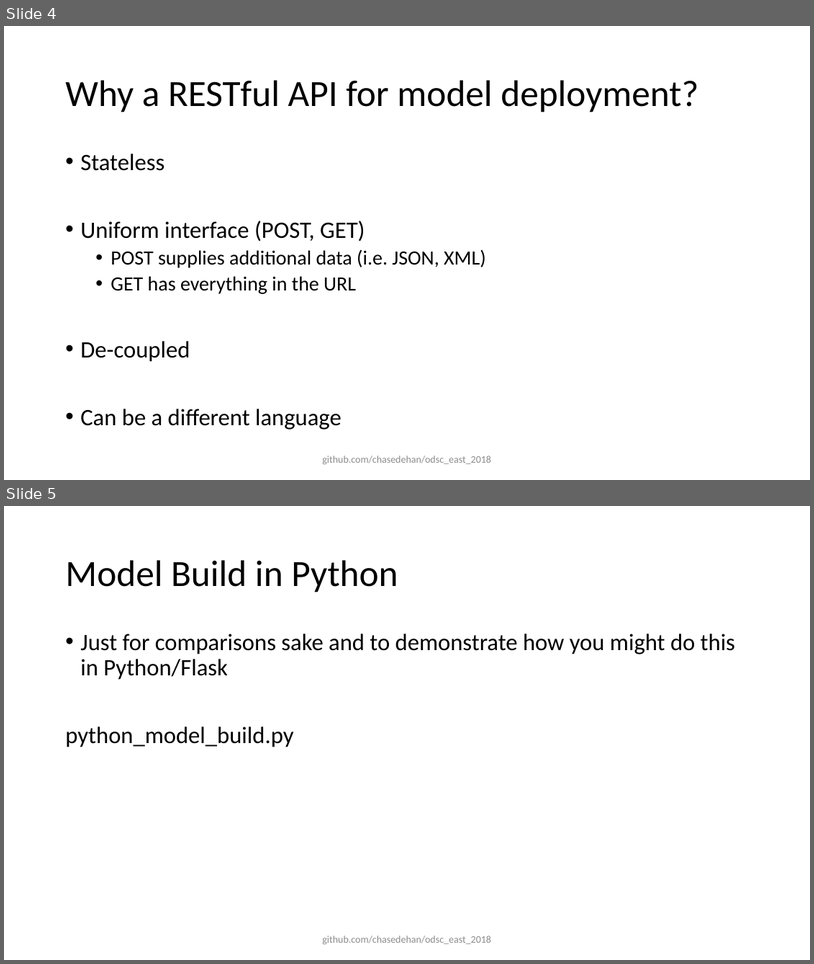
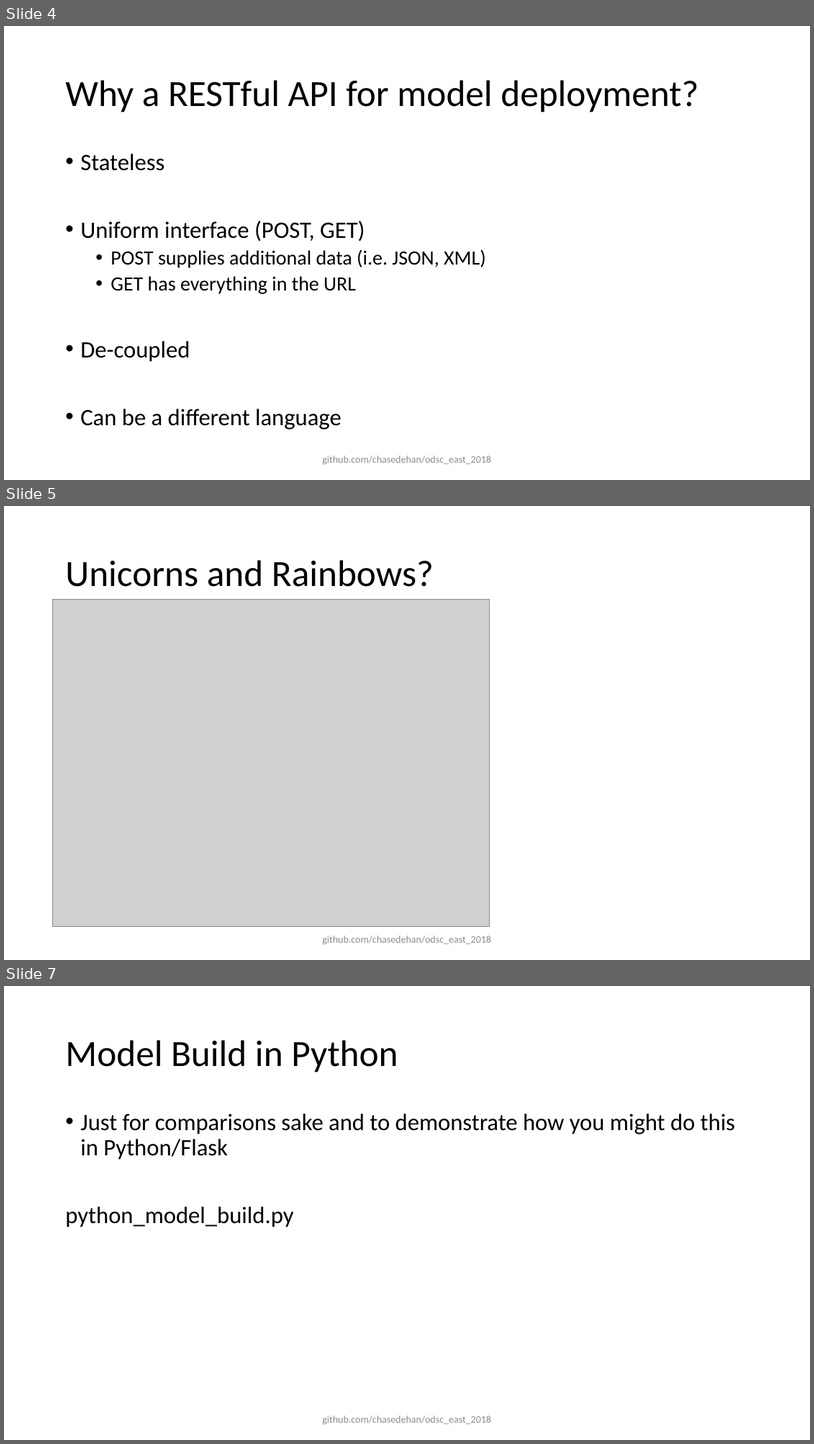
Before and after one commit to chasedehan/odsc_east_2018, a slide deck: Building and Deploying Models in Julia.pptx. Shown one above the other, each under a label of ours: slides 4 and 5 before the commit, slides 4, 5 and 7 after it; the slides between them are not shown. The pictures are 814x964 and 814x1444 pixels, drawn with LibreOffice and Linux fonts; fonts in the diff are those of the drawing; grey boxes stand for pictures. Boxes give left, top, right and bottom in pixels: in the first picture for what was removed or moved away, otherwise in the second. Text is boxed around its words. In the diff, an @@ line names an element or a change of style, - is before the commit and + after.

```diff
--- a/Building and Deploying Models in Julia.pptx
+++ b/Building and Deploying Models in Julia.pptx
@@ slide 5 added at (x1=4, y1=506, x2=810, y2=960), background #FFFFFF @@
@@ title added at (x1=65, y1=560, x2=434, y2=587), 44 pt, text #000000 @@
+Unicorns and Rainbows?
@@ picture added at (x1=53, y1=599, x2=490, y2=926) @@
@@ text added at (x1=322, y1=935, x2=491, y2=944), 12 pt, text #8C8C8C @@
+github.com/chasedehan/odsc_east_2018
@@ what was slide 5 is now slide 7 @@
```
Also in this commit, not shown: 1 other slide added, 1 other file.
